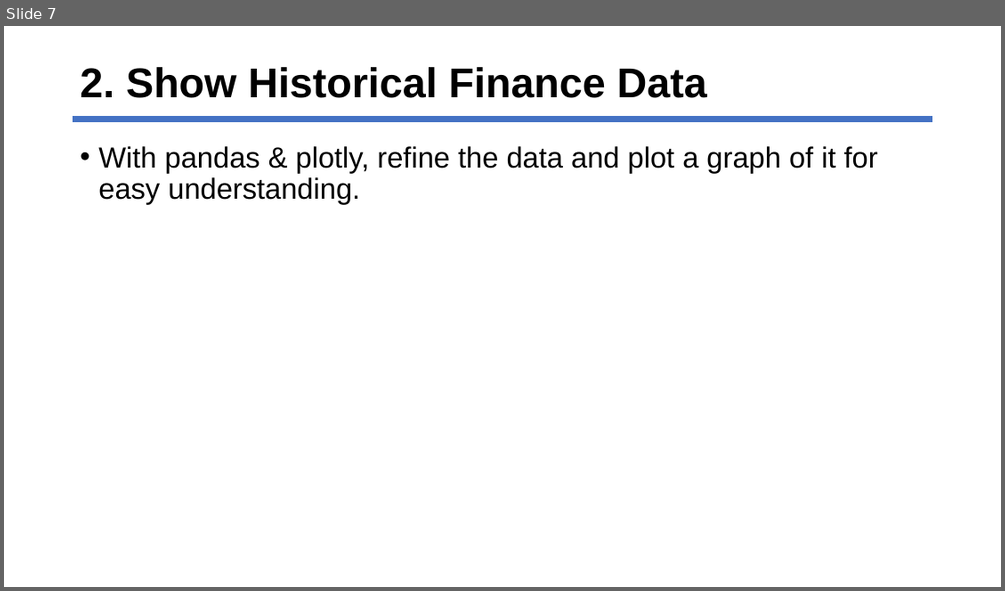
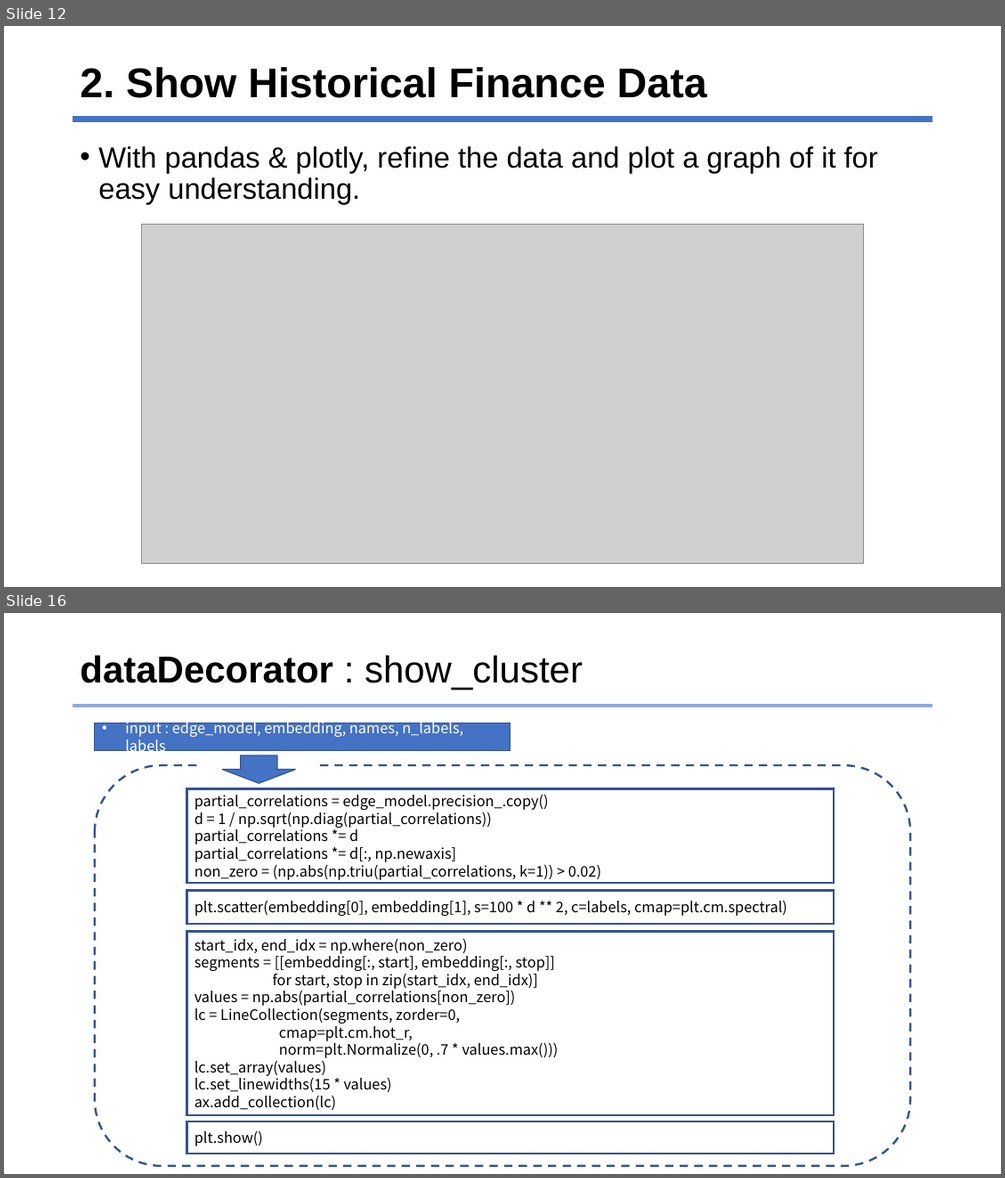
Before and after one commit to jhyun0919/skku_python_proj, a slide deck: etc/skku_term_proj.pptx. Shown one above the other, each under a label of ours: slide 7 before the commit, slides 12 and 16 after it; the slides between them are not shown. The pictures are 1005x591 and 1005x1178 pixels, drawn with LibreOffice and Linux fonts; fonts in the diff are those of the drawing; grey boxes stand for pictures. Boxes give left, top, right and bottom in pixels: in the first picture for what was removed or moved away, otherwise in the second. Text is boxed around its words. In the diff, an @@ line names an element or a change of style, - is before the commit and + after.

```diff
--- a/etc/skku_term_proj.pptx
+++ b/etc/skku_term_proj.pptx
@@ slide 16 added at bbox=[4, 613, 1001, 1174], background #FFFFFF @@
@@ title added at bbox=[80, 655, 582, 690], 36 pt, text #000000, bold @@
+dataDecorator : show_cluster
@@ line added from (73, 706) to (933, 706), #8FAADC 3.16 pt @@
@@ rectangle added at bbox=[95, 723, 510, 751], fill #4472C4, outline #325491 1 pt, 14 pt, text #FFFFFF @@
+• input : edge_model, embedding, names, n_labels, labels
@@ rounded rectangle added at bbox=[95, 765, 910, 1166], outline #325491 2 pt dashed @@
@@ rectangle added at bbox=[200, 755, 317, 769], fill #FFFFFF, outline #FFFFFF 1 pt @@
@@ down arrow added at bbox=[222, 755, 296, 783], fill #4472C4, outline #325491 1 pt @@
@@ group added at bbox=[187, 788, 834, 1153]: 4 rectangles @@
+partial_correlations = edge_model.precision_.copy()
+d = 1 / np.sqrt(np.diag(partial_correlations))
+partial_correlations *= d
+partial_correlations *= d[:, np.newaxis]
+non_zero = (np.abs(np.triu(partial_correlations, k=1)) > 0.02)
+plt.scatter(embedding[0], embedding[1], s=100 * d ** 2, c=labels, cmap=plt.cm.spectral)
+plt.show()
+start_idx, end_idx = np.where(non_zero)
+segments = [[embedding[:, start], embedding[:, stop]]
+for start, stop in zip(start_idx, end_idx)]
+values = np.abs(partial_correlations[non_zero])
+lc = LineCollection(segments, zorder=0,
+cmap=plt.cm.hot_r,
+norm=plt.Normalize(0, .7 * values.max()))
+lc.set_array(values)
+lc.set_linewidths(15 * values)
+ax.add_collection(lc)
@@ what was slide 7 is now slide 12 @@
@@ slide 12 changed as well @@
@@ picture added at bbox=[142, 224, 863, 564] @@
```
Also in this commit, not shown: 7 other slides changed, 10 other slides added, 5 slides removed, 4 other files.
